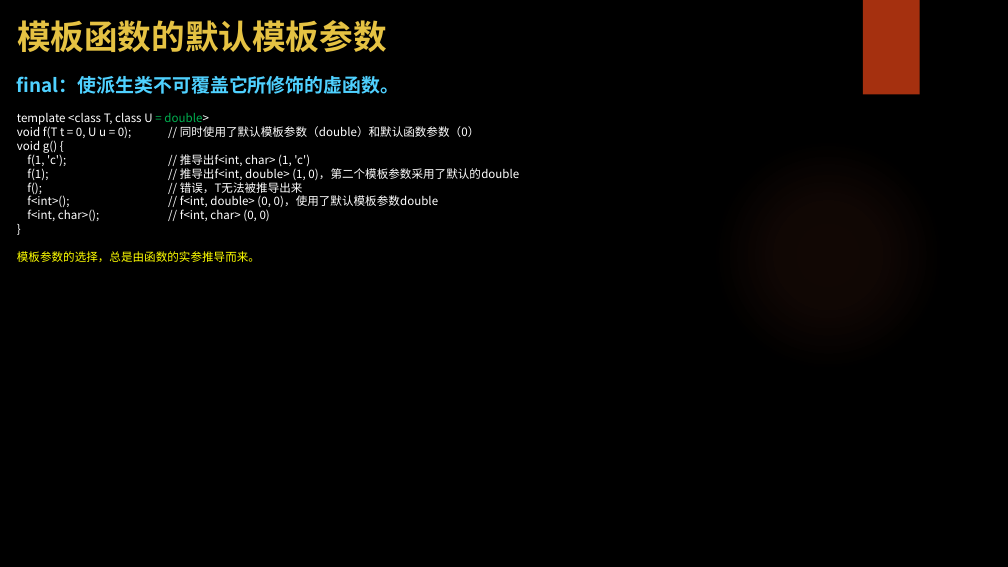
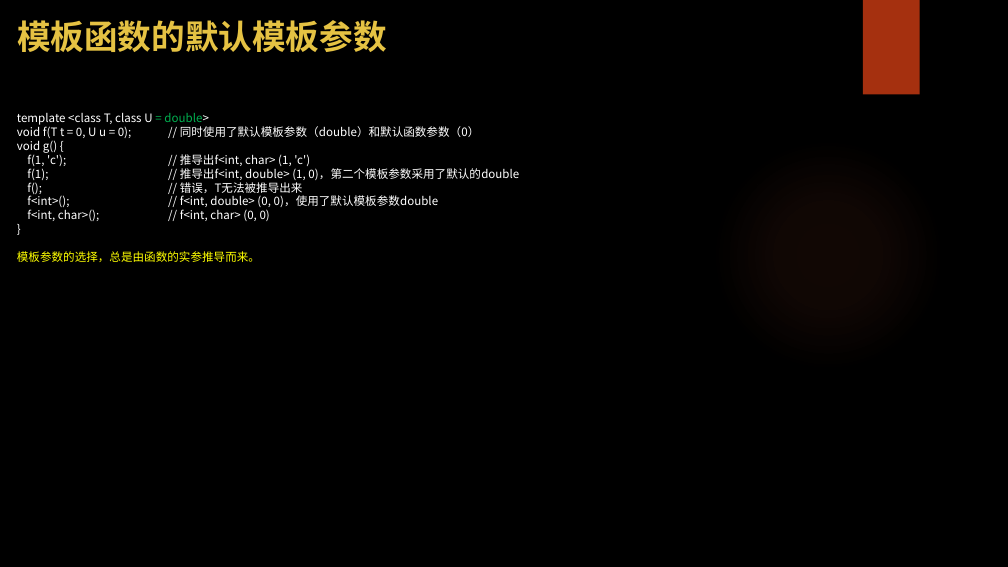
Before and after one commit to zhangkekf/reading-notes, a slide deck: slide 8 of 深入理解C++11/02保证稳定性和兼容性.pptx. Drawn at 1008x567 pixels with LibreOffice and Linux fonts; fonts in the diff are those of the drawing; background and template pictures are left out. Boxes give left, top, right and bottom in pixels: in the first picture for what was removed or moved away, otherwise in the second. Text is boxed around its words. In the diff, an @@ line names an element or a change of style, - is before the commit and + after.

```diff
--- a/深入理解C++11/02保证稳定性和兼容性.pptx
+++ b/深入理解C++11/02保证稳定性和兼容性.pptx
@@ text removed at <box>17,76,399,94</box> @@
-final：使派生类不可覆盖它所修饰的虚函数。
```
Also in this commit, not shown: 7 other files.
